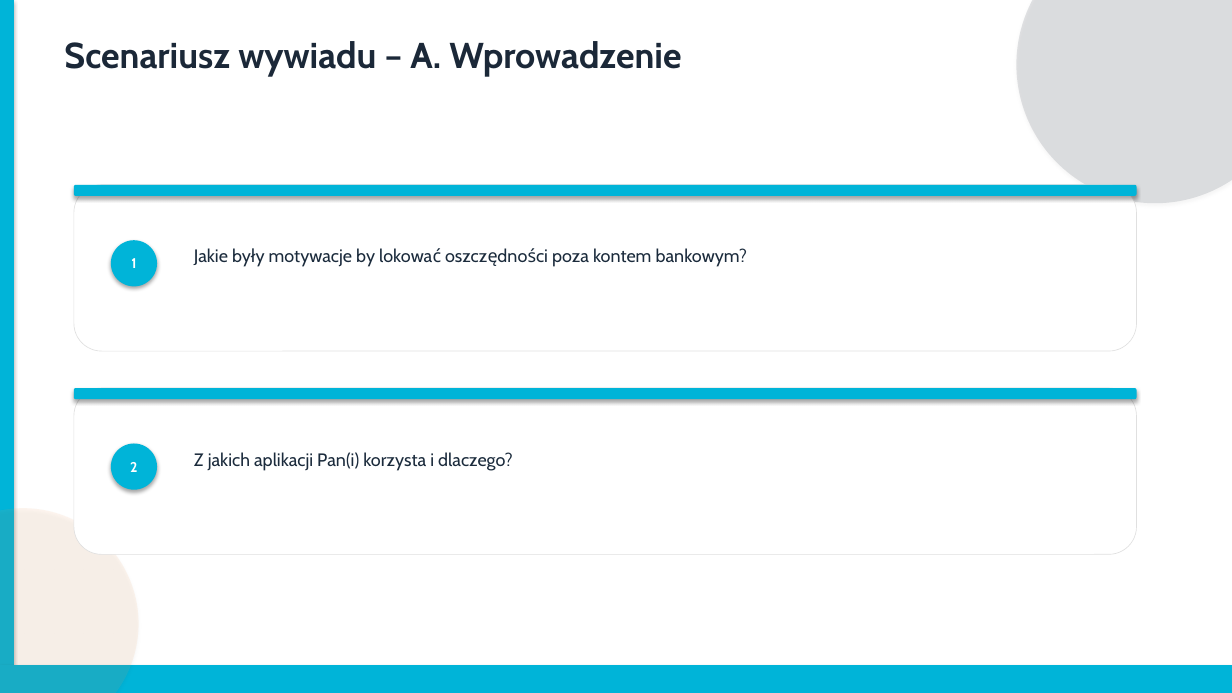
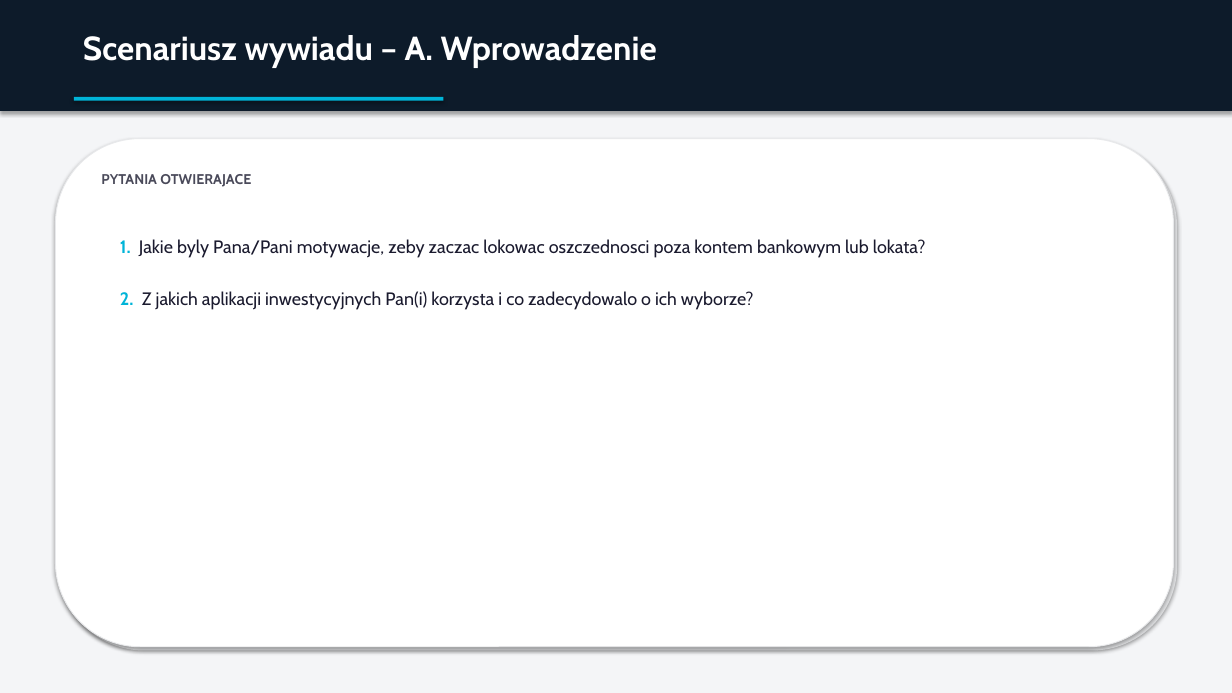
Before and after one commit to krystian61222-cyber/github, a slide deck: slide 6 of Prezentacja_Fintech.pptx. Drawn at 1232x693 pixels with LibreOffice and Linux fonts; fonts in the diff are those of the drawing. Boxes give left, top, right and bottom in pixels: in the first picture for what was removed or moved away, otherwise in the second. Text is boxed around its words. In the diff, an @@ line names an element or a change of style, - is before the commit and + after.

Commit message:
feat: redesign presentation with premium unified layout

```diff
--- a/Prezentacja_Fintech.pptx
+++ b/Prezentacja_Fintech.pptx
@@ background #FFFFFF to #F4F5F7 @@
@@ rectangle removed at (x1=0, y1=0, x2=14, y2=693) @@
@@ rectangle added at (x1=0, y1=0, x2=1232, y2=111), fill #0D1B2A @@
@@ text "Scenariusz wywiadu – A. Wprowadzenie" moved from (x1=64, y1=41, x2=681, y2=76) to (x1=83, y1=35, x2=657, y2=68) @@
@@ text "Scenariusz wywiadu – A. Wprowadzenie" at (x1=83, y1=35, x2=657, y2=68): size 28 to 26 pt, text colour #1B2838 to #FFFFFF @@
@@ ellipse removed at (x1=1017, y1=0, x2=1232, y2=203) @@
@@ rectangle added at (x1=74, y1=97, x2=444, y2=101), fill #00B4D8 @@
@@ rounded rectangle resized from (x1=74, y1=388, x2=1137, y2=399) to (x1=55, y1=139, x2=1174, y2=647) @@
@@ rounded rectangle at (x1=55, y1=139, x2=1174, y2=647): fill #00B4D8 to #FFFFFF; outline none to #E8E9EB 0.75 pt @@
@@ rounded rectangle added at (x1=59, y1=142, x2=1177, y2=651), fill #E0E1E3 @@
@@ text added at (x1=101, y1=174, x2=251, y2=187), 11 pt, text #4A4A5A, bold @@
+PYTANIA OTWIERAJACE
@@ rounded rectangle removed at (x1=74, y1=185, x2=1137, y2=351) @@
@@ rounded rectangle removed at (x1=74, y1=185, x2=1137, y2=196) @@
@@ text added at (x1=120, y1=239, x2=926, y2=310), 14 pt, text #1A1A2E @@
+1. Jakie byly Pana/Pani motywacje, zeby zaczac lokowac oszczednosci poza kontem bankowym lub lokata?
+2. Z jakich aplikacji inwestycyjnych Pan(i) korzysta i co zadecydowalo o ich wyborze?
@@ ellipse removed at (x1=111, y1=240, x2=157, y2=287) @@
-1
@@ text removed at (x1=194, y1=248, x2=747, y2=267) @@
-Jakie były motywacje by lokować oszczędności poza kontem bankowym?
@@ rounded rectangle removed at (x1=74, y1=388, x2=1137, y2=555) @@
@@ ellipse removed at (x1=111, y1=444, x2=157, y2=490) @@
-2
@@ text removed at (x1=194, y1=452, x2=513, y2=471) @@
-Z jakich aplikacji Pan(i) korzysta i dlaczego?
@@ ellipse removed at (x1=0, y1=508, x2=139, y2=693) @@
@@ rectangle removed at (x1=0, y1=665, x2=1232, y2=693) @@
```
Also in this commit, not shown: 5 other slides changed, 3 slides added, 3 slides removed, 1 other file.
